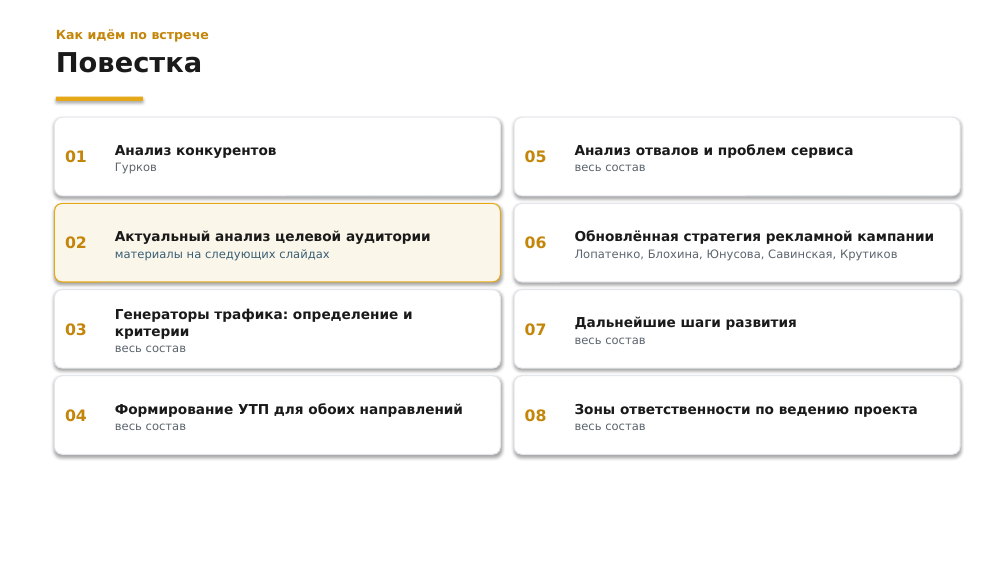
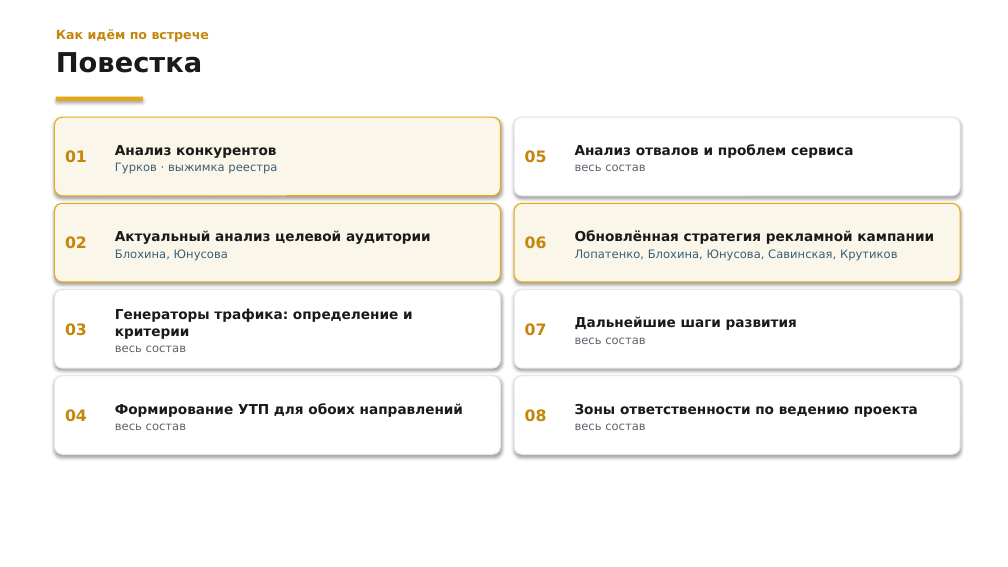
Before and after one commit to daaanilNikonov/for-lisa, a slide deck: slide 3 of presentation/Встреча_Стратегия_ЭПД.pptx. Drawn at 1008x567 pixels with LibreOffice and Linux fonts; fonts in the diff are those of the drawing; background and template pictures are left out. Boxes give left, top, right and bottom in pixels: in the first picture for what was removed or moved away, otherwise in the second. Text is boxed around its words. In the diff, an @@ line names an element or a change of style, - is before the commit and + after.

```diff
--- a/presentation/Встреча_Стратегия_ЭПД.pptx
+++ b/presentation/Встреча_Стратегия_ЭПД.pptx
@@ rounded rectangle at (54,117,501,196): fill #FFFFFF to #FBF6EA; outline #E3E6EA 1 pt to #E6A817 1 pt @@
@@ text at (115,162,277,174): text changed; text colour #5C656E to #395F75 @@
-Гурков
+Гурков · выжимка реестра
@@ rounded rectangle at (514,203,960,282): fill #FFFFFF to #FBF6EA; outline #E3E6EA 1 pt to #E6A817 1 pt @@
@@ text at (115,249,228,260): text changed @@
-материалы на следующих слайдах
+Блохина, Юнусова
@@ text at (575,249,898,260): text colour #5C656E to #395F75 in "Лопатенко, Блохина, Юнусова, Савинская, Крутиков" @@
```
Also in this commit, not shown: 4 slides added, 2 slides removed, 1 other file.
